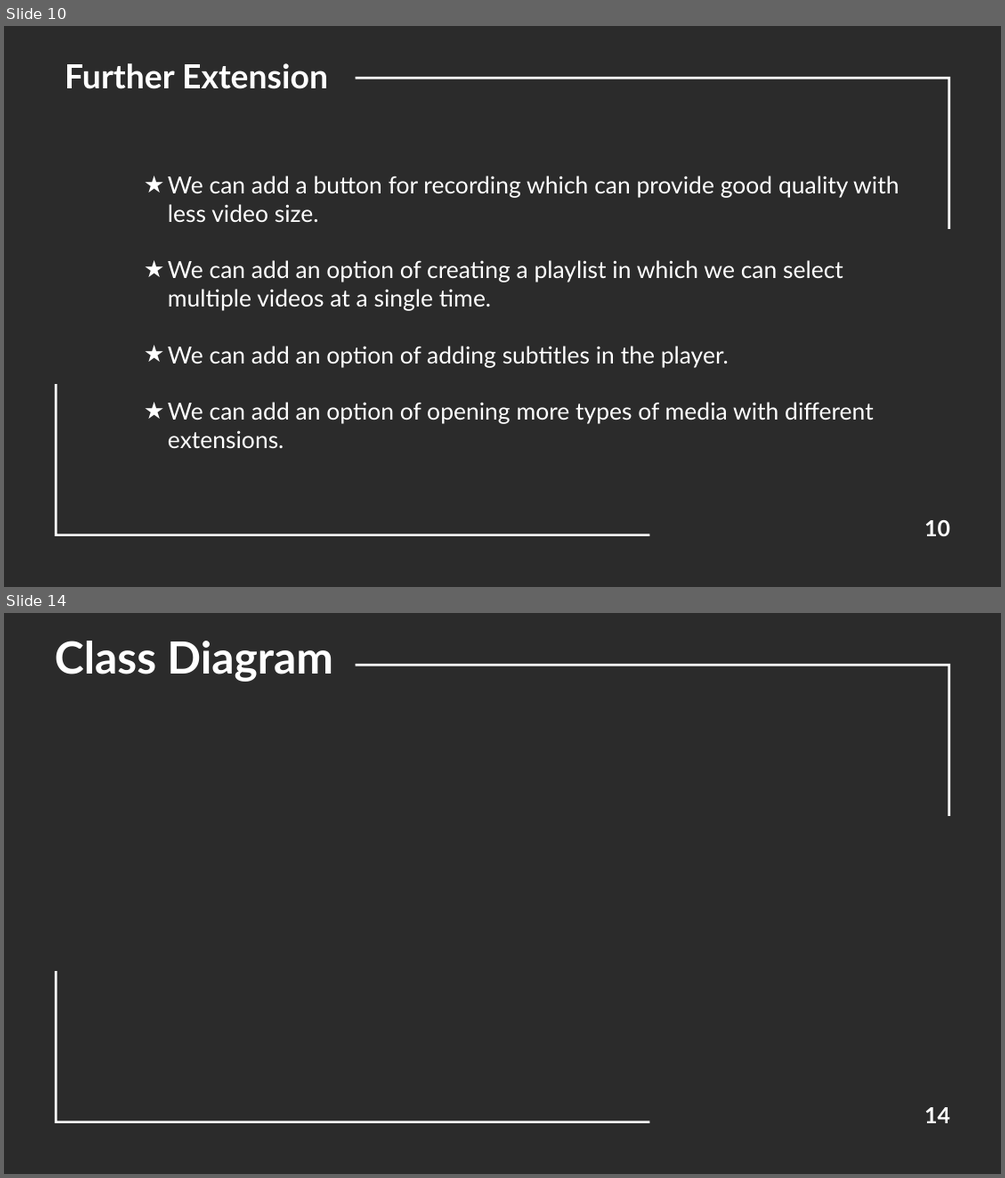
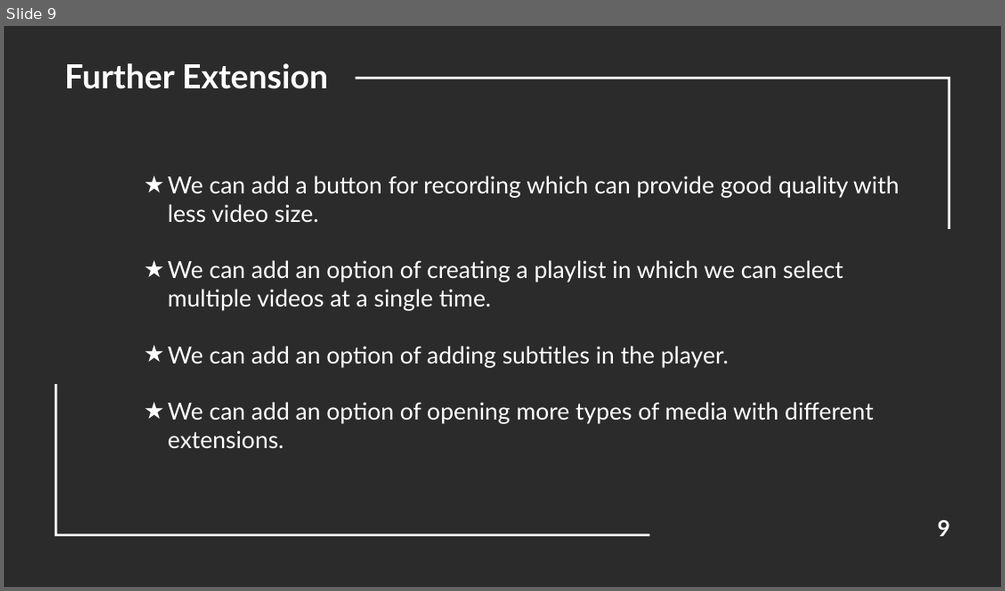
Before and after one commit to divy3011/AkAAD, a slide deck: Media Player.pptx. Shown one above the other, each under a label of ours: slides 10 and 14 before the commit, slide 9 after it; the slides between them are not shown. The pictures are 1005x1178 and 1005x591 pixels, drawn with LibreOffice and Linux fonts; fonts in the diff are those of the drawing; background and template pictures are left out; a plain dark background stands for a picture behind light text. Boxes give left, top, right and bottom in pixels: in the first picture for what was removed or moved away, otherwise in the second. Text is boxed around its words. In the diff, an @@ line names an element or a change of style, - is before the commit and + after.

```diff
--- a/Media Player.pptx
+++ b/Media Player.pptx
@@ slide 14 removed at <box>4,613,1001,1174</box>, background picture (left out); not listed: 2 template elements that a slide beside it also shows @@
@@ title removed at <box>55,641,333,682</box> @@
-Class Diagram
@@ page number removed at <box>924,1107,950,1123</box> @@
-14
@@ what was slide 10 is now slide 9 @@
@@ page number at <box>938,520,950,536</box>: text changed @@
-10
+9
```
Also in this commit, not shown: 3 slides changed, 2 other slides removed.
